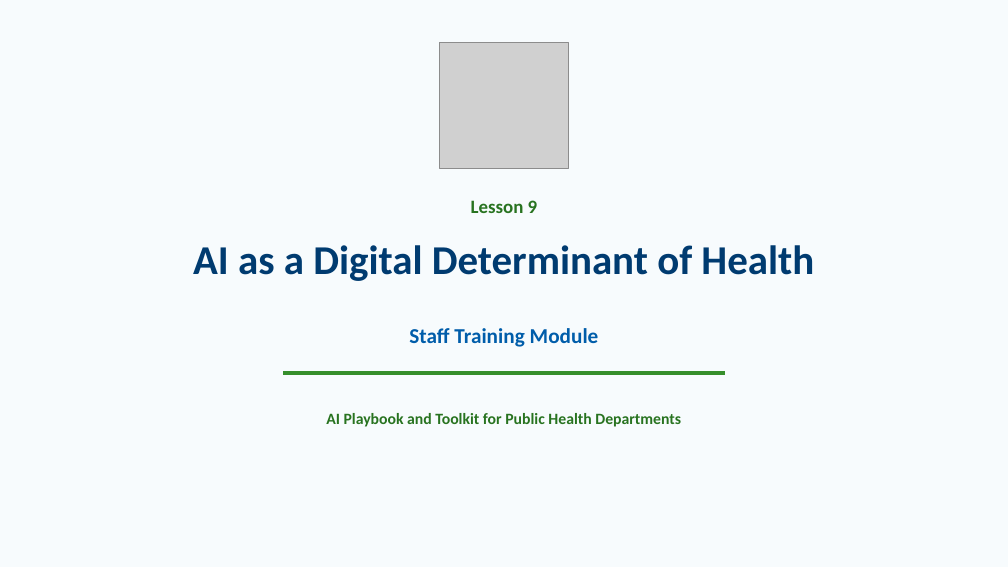
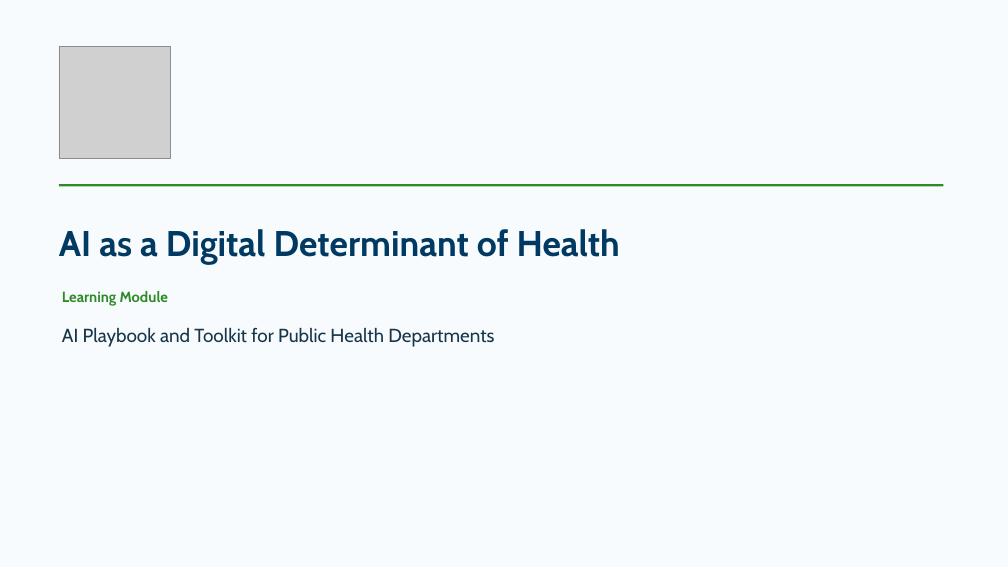
Before and after one commit to soperpa2/AI-Playbook, a slide deck: slide 1 of downloads/presentations/lesson-09-ai-as-a-digital-determinant-of-health.pptx. Drawn at 1008x567 pixels with LibreOffice and Linux fonts; fonts in the diff are those of the drawing; grey boxes stand for pictures. Boxes give left, top, right and bottom in pixels: in the first picture for what was removed or moved away, otherwise in the second. Text is boxed around its words. In the diff, an @@ line names an element or a change of style, - is before the commit and + after.

Commit message:
Update learning modules and lesson decks

```diff
--- a/downloads/presentations/lesson-09-ai-as-a-digital-determinant-of-health.pptx
+++ b/downloads/presentations/lesson-09-ai-as-a-digital-determinant-of-health.pptx
@@ background #F7FBFD to #FFFFFF @@
@@ rectangle added at box(0, 0, 1008, 567), fill #F7FBFD, outline #F7FBFD 1 pt @@
@@ picture added at box(59, 47, 171, 159) @@
@@ picture removed at box(439, 42, 569, 169) @@
@@ line added from (59, 185) to (944, 185), #2F8A28 2 pt @@
@@ text removed at box(471, 200, 538, 213) @@
-Lesson 9
@@ text "AI as a Digital Determinant ...": place and size @@
-text "AI as a Digital Determinant ..." at box(193, 245, 814, 281)
+text "AI as a Digital Determinant ..." at box(59, 229, 620, 264)
@@ text "AI as a Digital Determinant ..." at box(59, 229, 620, 264): size 39 to 34 pt, font Calibri to Cabin, text colour #003B70 to #003A63; alignment centre to left; vertical alignment top to middle @@
@@ text added at box(62, 291, 168, 306), 14 pt, text #2F8A28, bold @@
+Learning Module
@@ text "AI Playbook and Toolkit for ...": place and size @@
-text "AI Playbook and Toolkit for ..." at box(326, 413, 681, 427)
+text "AI Playbook and Toolkit for ..." at box(62, 328, 494, 347)
@@ text "AI Playbook and Toolkit for ..." at box(62, 328, 494, 347): size 15 to 18 pt, font Calibri to Cabin, text colour #287320 to #17364A, bold off; alignment centre to left; vertical alignment top to middle @@
@@ text removed at box(409, 328, 599, 347) @@
-Staff Training Module
@@ rectangle removed at box(284, 372, 724, 374) @@
```
Also in this commit, not shown: 3 other slides changed, 8 slides added, 4 slides removed, 31 other files.
